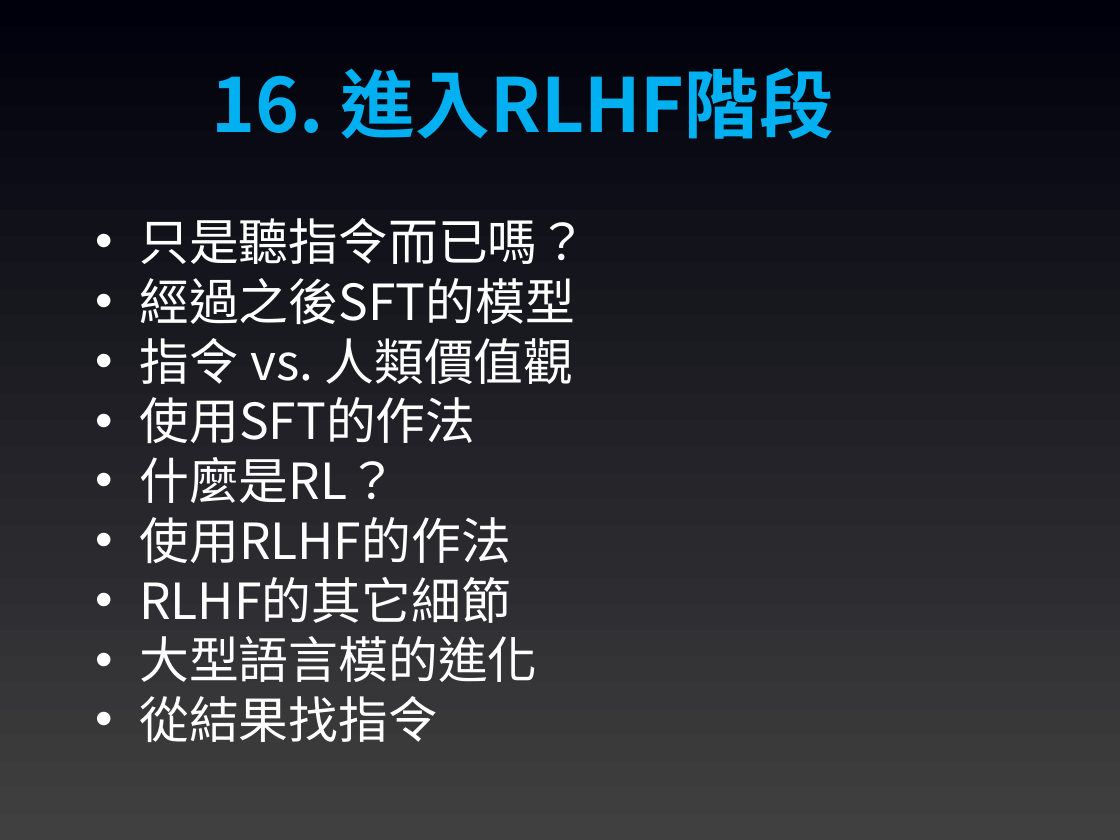
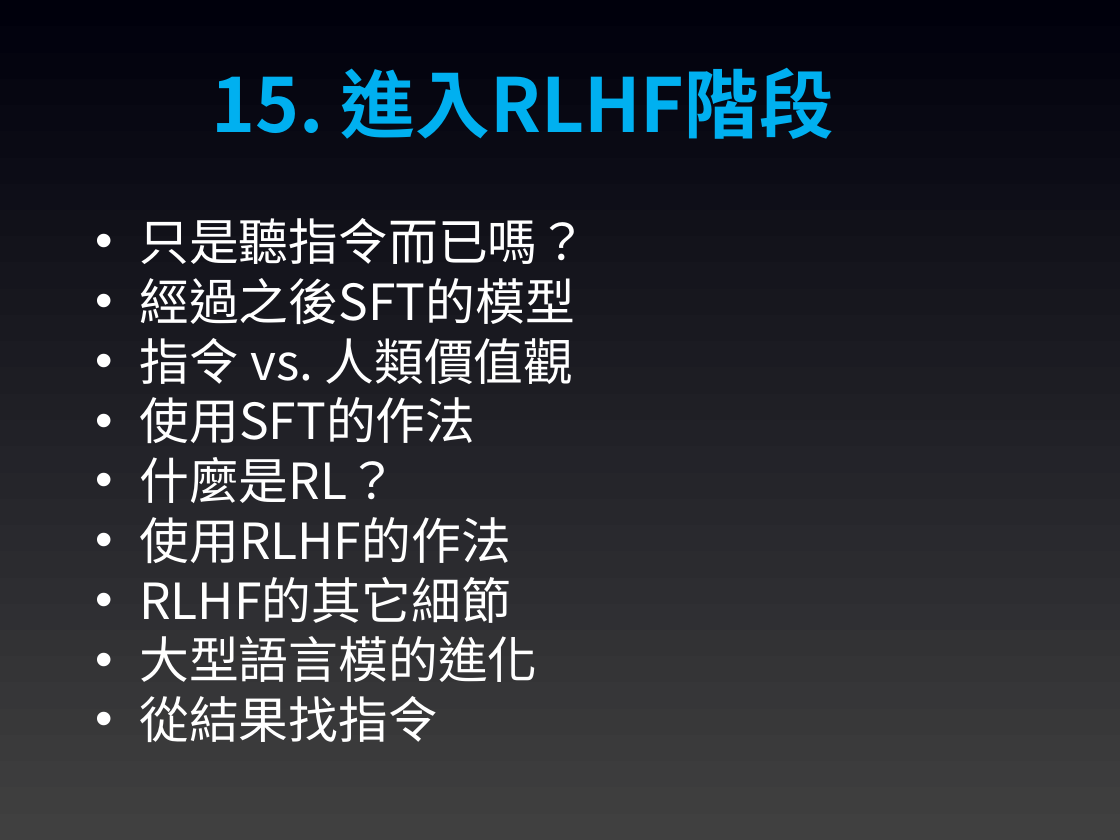
Before and after one commit to joshhu/mustllm20242nd, a slide deck: slide 19 of Slides/Week01/00：課程大綱.pptx (slide 20 before the commit). Drawn at 1120x840 pixels with LibreOffice and Linux fonts; fonts in the diff are those of the drawing. Boxes give left, top, right and bottom in pixels: in the first picture for what was removed or moved away, otherwise in the second. Text is boxed around its words. In the diff, an @@ line names an element or a change of style, - is before the commit and + after.

```diff
--- a/Slides/Week01/00：課程大綱.pptx
+++ b/Slides/Week01/00：課程大綱.pptx
@@ text at bbox=[212, 68, 834, 139]: text changed @@
-16. 進入RLHF階段
+15. 進入RLHF階段
```
Also in this commit, not shown: 9 other slides changed, 1 slide removed, 2 other files.
